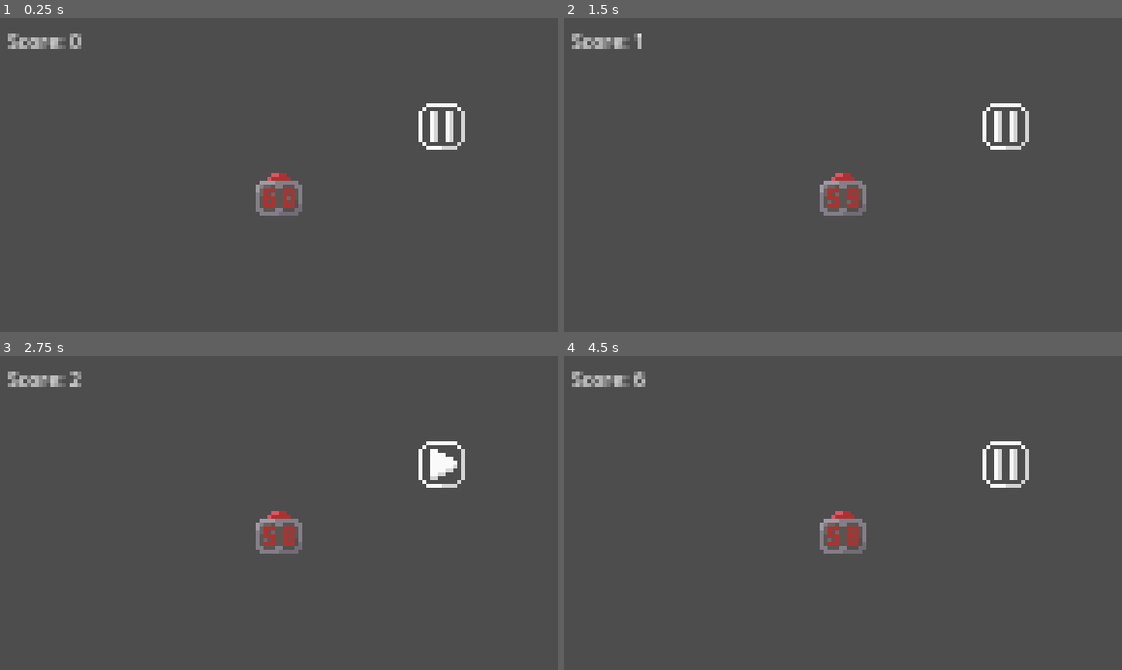
Above: before the commit, frames 1-4 (two rows, left to right).
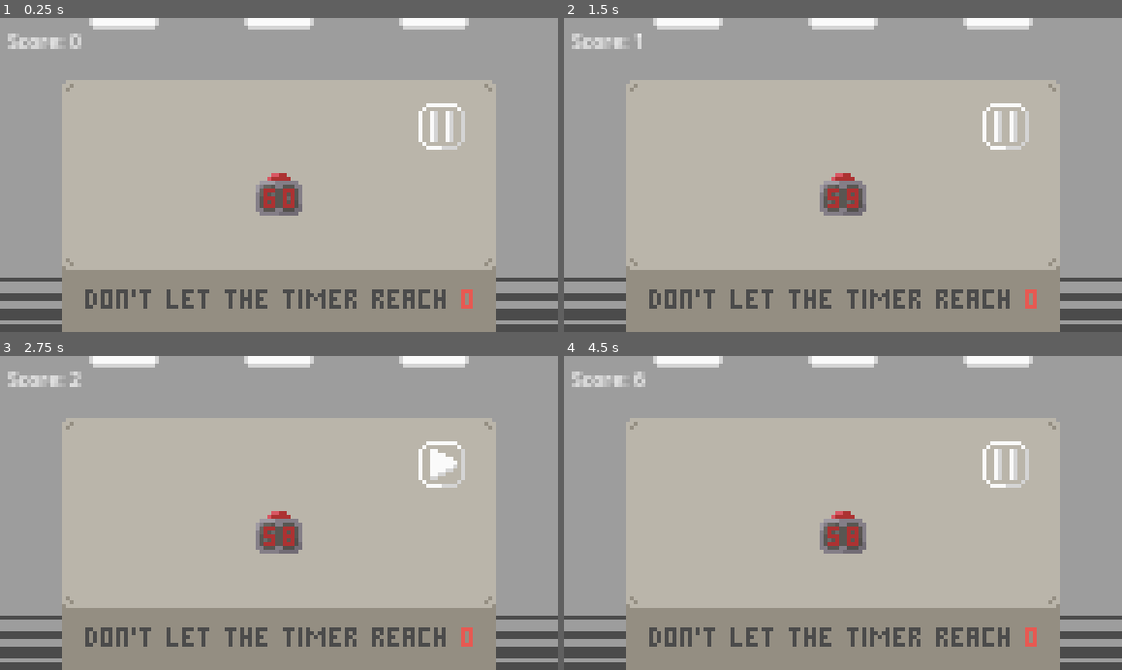
Above: after the commit, the same moments.

Repository: GragonGit/Too-Many-Timers
Game: Godot game, scene res://main.tscn
Two runs of this game, one before a commit and one after it. Both use one fixed random seed, a clock stepped at 60 frames per second and the inputs below.
Inputs (mouse positions are in pixels of both pictures, inside the frame that each line leads up to):
- Up to frame 1 (0.25 s): no input
- Up to frame 2 (1.5 s): click (1004, 127) at 0.5 s; click (1004, 127) at 1.25 s
- Up to frame 3 (2.75 s): click (440, 465) at 2 s
- Up to frame 4 (4.5 s): tap Enter at 2.75, 4.25 s; move the mouse to (843, 516) at 2.77 s; click (843, 516) at 2.92 s; tap Space at 3.5 s; move the mouse to (731, 528) at 3.52 s; click (731, 528) at 3.67 s; move the mouse to (898, 443) at 4.27 s; click (898, 443) at 4.42 s

The runs differ from the first frame. In frame 1, 95% of the frame differs, in the area x 0-100%, y 0-100%; in frame 2, 95%; in frame 3, 95%; in frame 4, 95%.

Commit message:
Added Background

Diff:
--- a/main.tscn
+++ b/main.tscn
@@ -1,10 +1,18 @@
 [gd_scene format=3 uid="uid://b1mm3o80v4b8y"]
 
+[ext_resource type="Texture2D" uid="uid://gxmgulqvp7ha" path="res://UI/Background.png" id="1_1bvp3"]
 [ext_resource type="PackedScene" uid="uid://kmmjj2ittgkw" path="res://Timer/DigitalClock/DigitalClock.tscn" id="1_ig7tw"]
 [ext_resource type="PackedScene" uid="uid://46hvkn8vq4lr" path="res://UI/UI.tscn" id="2_0xm2m"]
 [ext_resource type="Script" uid="uid://bw2px55r4rtea" path="res://Timer/TimerParent.gd" id="2_h2yge"]
 
 [node name="Game" type="Node" unique_id=884841435]
+
+[node name="Background" type="Node" parent="." unique_id=1586035180]
+
+[node name="TextureRect" type="TextureRect" parent="Background" unique_id=1752716454]
+offset_right = 40.0
+offset_bottom = 40.0
+texture = ExtResource("1_1bvp3")
 
 [node name="Scene" type="Node" parent="." unique_id=25121995]
 
Binary file added: UI/Background.png
Not shown, added: UI/Background.png.import
